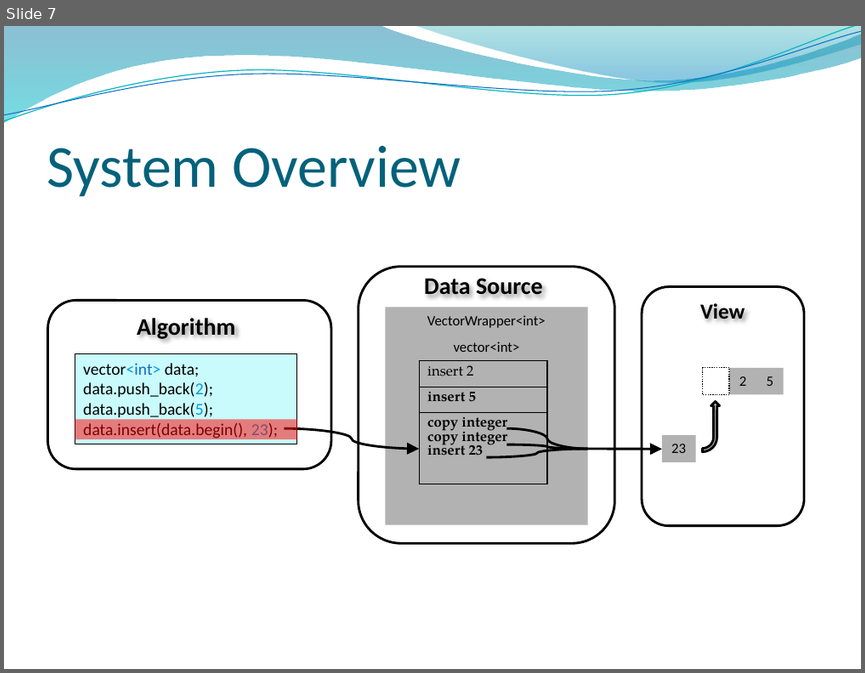
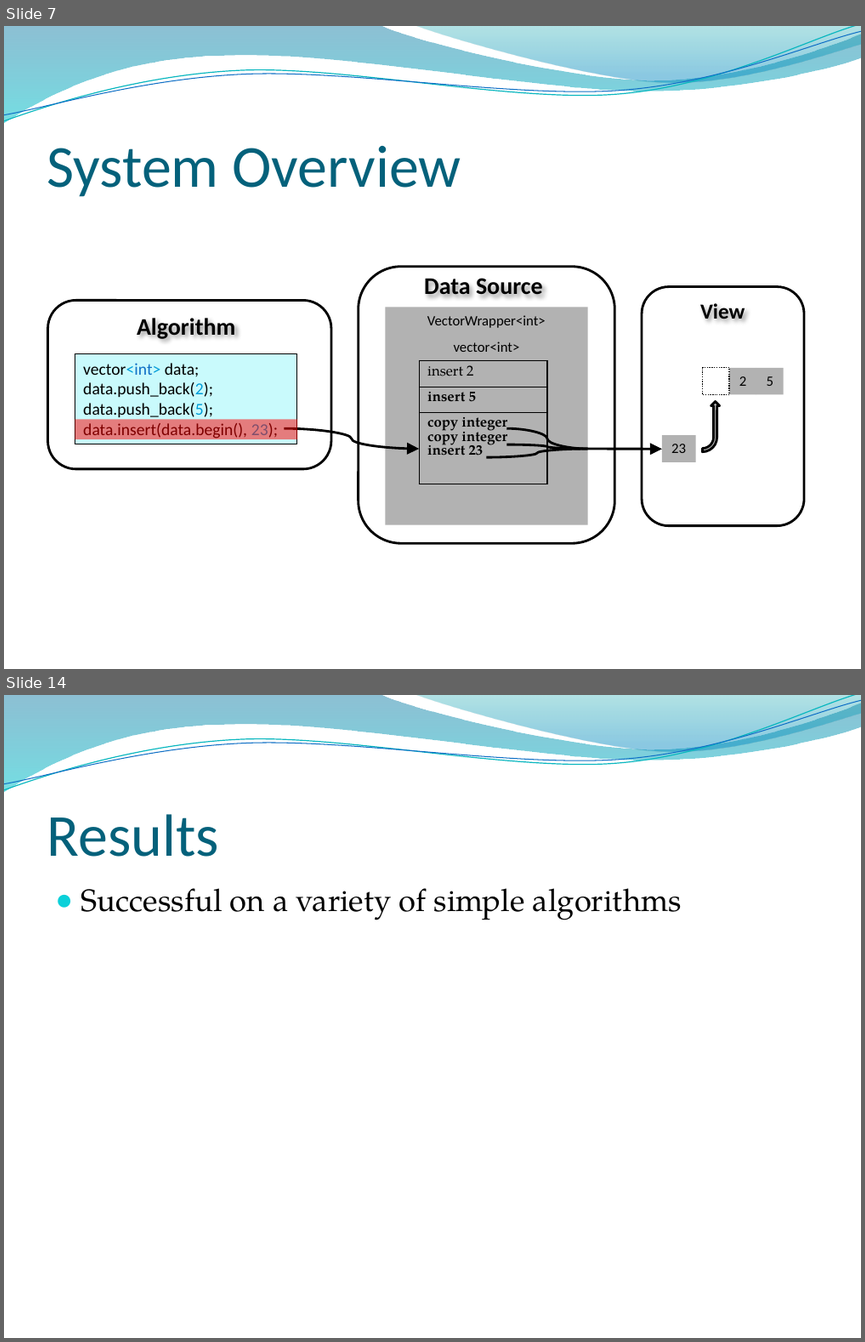
Before and after one commit to Seltzer/Algovis---Algorithm-Visualisation, a slide deck: docs/conference presentation - the real thing.pptx. Shown one above the other, each under a label of ours: slide 7 before the commit, slides 7 and 14 after it; the slides between them are not shown. The pictures are 865x673 and 865x1342 pixels, drawn with LibreOffice and Linux fonts; fonts in the diff are those of the drawing; background and template pictures are left out. Boxes give left, top, right and bottom in pixels: in the first picture for what was removed or moved away, otherwise in the second. Text is boxed around its words. In the diff, an @@ line names an element or a change of style, - is before the commit and + after.

```diff
--- a/docs/conference presentation - the real thing.pptx
+++ b/docs/conference presentation - the real thing.pptx
@@ slide 14 added at [4,695,861,1338], background picture (left out); not listed: 4 template elements that a slide beside it also shows @@
@@ title added at [46,814,219,857], 50 pt, text #04617B @@
+Results
@@ text added at [81,888,681,920], 26 pt, text #000000 @@
+● Successful on a variety of simple algorithms
```
Also in this commit, not shown: 7 slides changed, 3 other slides added, 1 slide removed.
